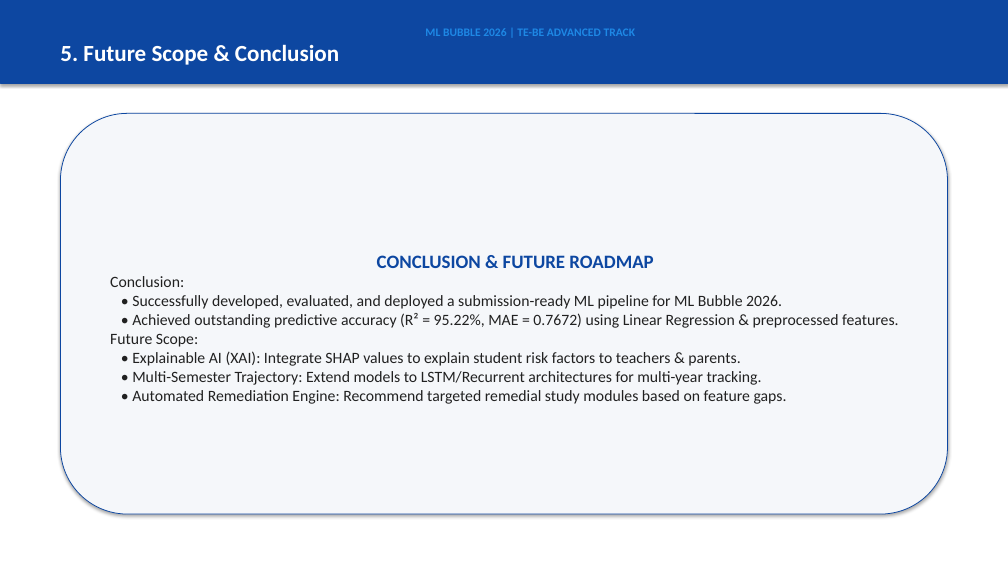
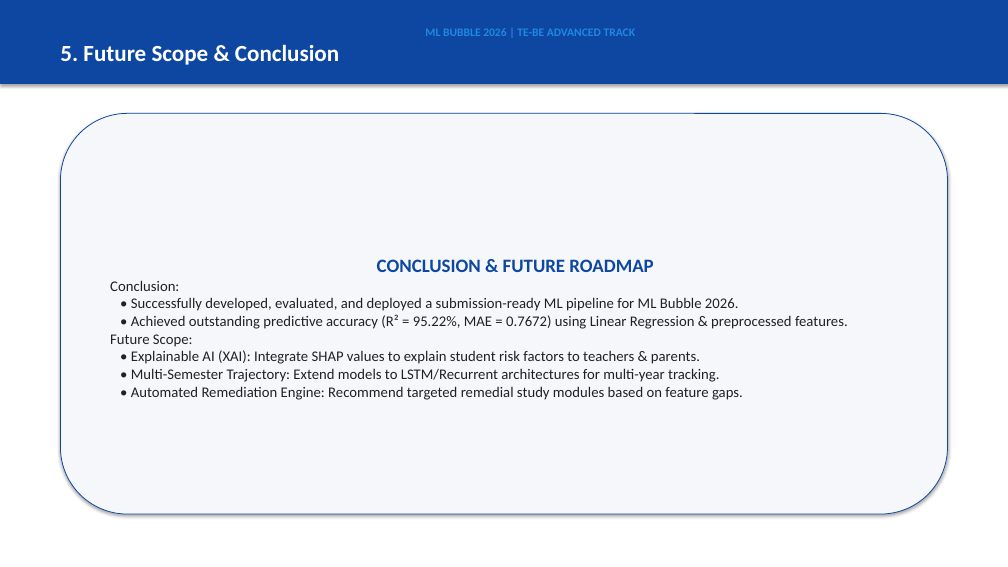
Before and after one commit to laxmisanas07/student-performance-prediction, a slide deck: slide 6 of Student_Performance_Prediction_Presentation.pptx. Drawn at 1008x567 pixels with LibreOffice and Linux fonts; fonts in the diff are those of the drawing. Boxes give left, top, right and bottom in pixels: in the first picture for what was removed or moved away, otherwise in the second. Text is boxed around its words. In the diff, an @@ line names an element or a change of style, - is before the commit and + after.

```diff
--- a/Student_Performance_Prediction_Presentation.pptx
+++ b/Student_Performance_Prediction_Presentation.pptx
@@ text in rounded rectangle at [110, 280, 848, 400]: size 15 to 14 pt @@
```
Also in this commit, not shown: 2 other slides changed, 6 other files.
